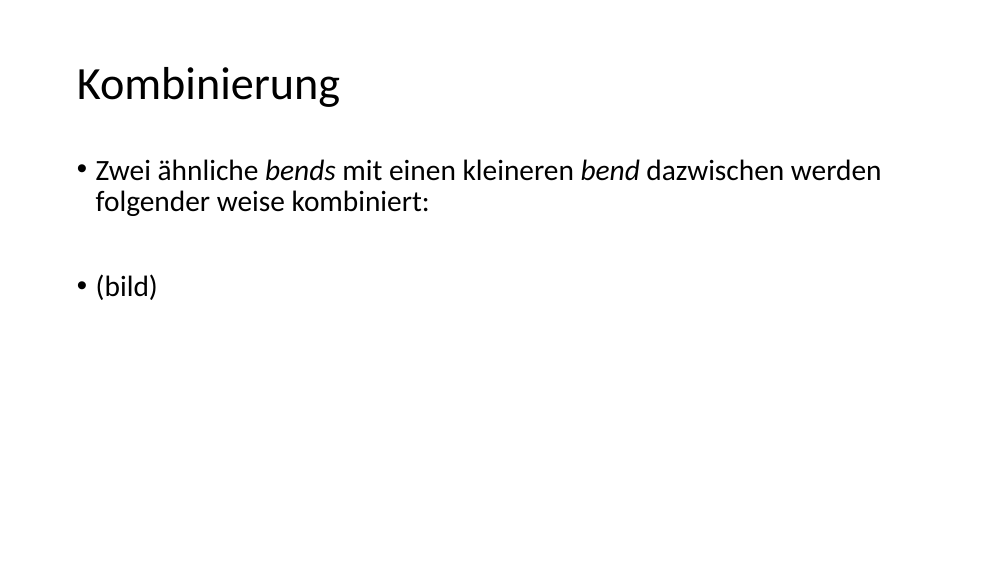
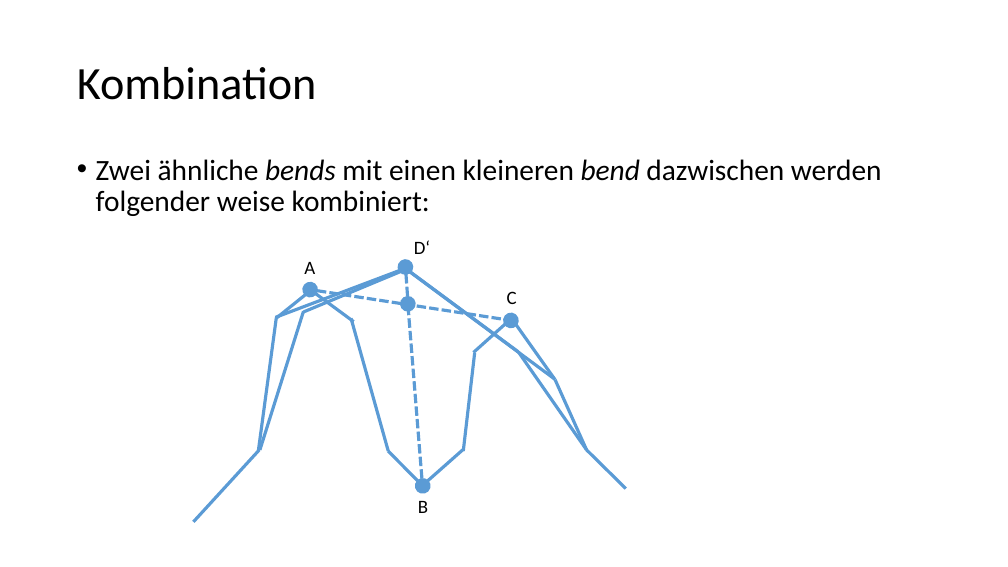
Before and after one commit to moritzhe/algokarto, a slide deck: slide 11 of Wang-Müller.pptx (slide 10 before the commit). Drawn at 1008x567 pixels with LibreOffice and Linux fonts; fonts in the diff are those of the drawing. Boxes give left, top, right and bottom in pixels: in the first picture for what was removed or moved away, otherwise in the second. Text is boxed around its words. In the diff, an @@ line names an element or a change of style, - is before the commit and + after.

```diff
--- a/Wang-Müller.pptx
+++ b/Wang-Müller.pptx
@@ title at [77,67,317,100]: text changed @@
-Kombinierung
+Kombination
@@ line added from (275, 318) to (405, 268), #5B9BD5 3 pt @@
@@ line added from (303, 312) to (406, 269), #5B9BD5 3 pt @@
@@ text added at [304,262,315,274], 18 pt, text #000000 @@
+A
@@ line added from (405, 268) to (518, 352), #5B9BD5 3 pt @@
@@ arrow added from (408, 309) to (405, 267), #5B9BD5 3 pt dashed @@
@@ line added from (554, 379) to (405, 268), #5B9BD5 3 pt @@
@@ text added at [414,240,430,254], 18 pt, text #000000 @@
+D‘
@@ text at [96,274,158,300]: paragraph removed @@
-• (bild)
@@ line added from (276, 318) to (312, 289), #5B9BD5 3 pt @@
@@ double arrow added from (310, 290) to (511, 321), #5B9BD5 3 pt dashed @@
@@ text added at [507,291,517,304], 18 pt, text #000000 @@
+C
@@ line added from (259, 451) to (276, 318), #5B9BD5 3 pt @@
@@ line added from (260, 450) to (303, 312), #5B9BD5 3 pt @@
@@ arrow added from (423, 492) to (408, 304), #5B9BD5 3 pt dashed @@
@@ group added at [310,290,512,486]: 5 lines, 1 arrow @@
@@ line added from (512, 318) to (555, 380), #5B9BD5 3 pt @@
@@ line added from (519, 352) to (587, 450), #5B9BD5 3 pt @@
@@ line added from (555, 380) to (587, 450), #5B9BD5 3 pt @@
@@ line added from (194, 522) to (259, 450), #5B9BD5 3 pt @@
@@ line added from (587, 450) to (626, 488), #5B9BD5 3 pt @@
@@ text added at [418,501,428,513], 18 pt, text #000000 @@
+B
```
Also in this commit, not shown: 3 other slides changed, 1 slide added.
